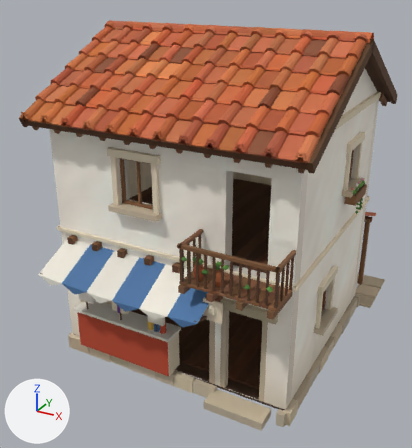
Before and after pictures for a commit that changed the glTF model godot/assets/kit/houses/shop_fullonica.glb.
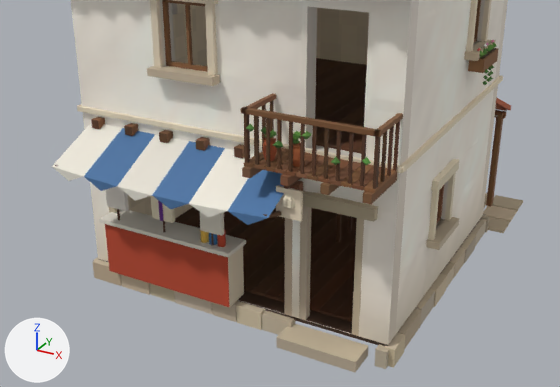
Each version is shown whole from a 50 mm camera at (4.34, -8.53, 6.33) aimed at (-0.25, -0.2, 2.16), then close up from a 50 mm camera at (4.55, -8.92, 5.29) aimed at (-0.03, -0.59, 1.12). The lights are fixed; the arrows at lower left show +X, +Y and +Z. The first two pictures are the older version. Vertices at exactly the same position are counted once.

Names of what the first close-up shows: 'House', 'Rooms', 'Walls'.
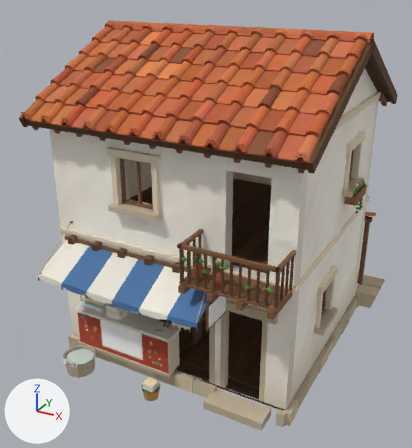
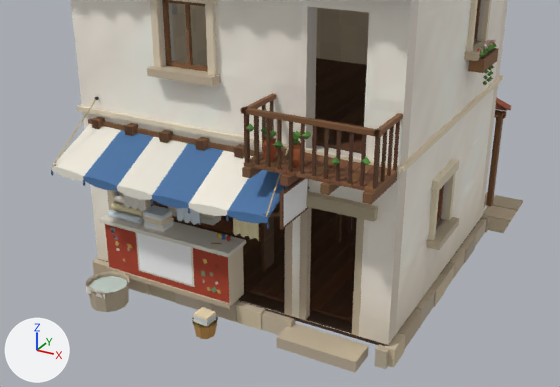
Pixel boxes [x1, y1, x2, y2] of what changed, in the close-ups (560 x 387 px; the box of a moved part takes in the faces that stretch with it):
'House', reshaped: before [52, 0, 523, 372]; after [51, 0, 523, 372]
part 1 of me_house, added: after [107, 266, 231, 309]
part 2 of me_house, added: after [136, 233, 195, 287]
part 3 of me_house, moved or reshaped (not visible afterwards): before [106, 186, 129, 211]
part 4 of me_house, moved or reshaped (not visible afterwards): before [151, 196, 175, 223]
part 5 of me_house, moved or reshaped (not visible afterwards): before [200, 212, 224, 236]
part 6 of me_house, moved or reshaped: before [211, 233, 214, 245]; after [201, 271, 206, 276]
part 7 of me_house, moved or reshaped: before [158, 200, 163, 221]; after [217, 290, 221, 294]
part 8 of me_house, deleted (beige): before [200, 185, 303, 247]
part 9 of me_house, built on: before [52, 122, 284, 225]; after [51, 97, 310, 339]
part 10 of me_house, recoloured: [55, 165, 280, 303] in both
part 11 of me_house, edited (looks the same): [55, 0, 506, 346] in both

Diff of the bpy script that builds the scene:
```diff
--- a/godot/assets/kit/houses/shop_fullonica.glb.py
+++ b/godot/assets/kit/houses/shop_fullonica.glb.py
@@ mat_civsign @@
+mat_civsign = bpy.data.materials.new('CivSign')
+# uses the picture img_civ_white
@@ mat_civcloth @@
+mat_civcloth = bpy.data.materials.new('CivCloth')
+# uses the picture img_civ_white
@@ mat_civwood @@
+mat_civwood = bpy.data.materials.new('CivWood')
+# uses the picture img_civ_white
@@ me_house @@
 # used by ob_house; location = (0.0, 0.0, 0.0)
-me_house.from_pydata(...)  # 7616 vertices, 9999 faces; spans x -2.35..2.43, y -2.72..3.27, z -0.02..5.56
+me_house.from_pydata(...)  # 9957 vertices, 13536 faces; spans x -2.35..2.43, y -2.74..3.27, z -0.02..5.56
+# me_house part 1: a new loose piece, a box spanning x -1.76..0.144, y -2.17..-2.13, z 0.24..0.3, in mat_civkit
+# me_house part 2: a new loose piece, a box spanning x -1.238..-0.378, y -2.145..-2.139, z 0.3834..0.9734, in mat_civkit
+# me_house part 3: the loose piece of 8 vertices spanning x -1.69..-1.39, y -2.12..-2.06, z 1.18..1.68 is turned -98.3 degrees about the y axis through its middle and scaled by 0.0754, then moved by (0.16, -0.05, -0.78)
+# me_house part 4: the loose piece of 8 vertices spanning x -0.98..-0.68, y -2.12..-2.06, z 1.18..1.68 is turned -92.5 degrees about the y axis through its middle and scaled by 0.0877, then moved by (-0.77, -0.05, -0.65)
+# me_house part 5: the loose piece of 8 vertices spanning x -0.27..0.03, y -2.12..-2.06, z 1.18..1.68 is turned -31.4 degrees about the y axis through its middle and scaled by 0.122, then moved by (-1.49, -0.05, -0.58)
+# me_house part 6: the loose piece of 8 vertices spanning x -0.13..-0.11, y -2.1..-2.08, z 1.01..1.71 is scaled about its middle by (2.87, 0.3, 0.0896), then moved by (-0.12, -0.05, -0.75)
+# me_house part 7: the loose piece of 8 vertices spanning x -0.85..-0.8, y -2.14..-2.12, z 1.18..1.68 is scaled about its middle by (0.808, 0.6, 0.0935), then moved by (0.81, -0.01, -1.01)
+# me_house part 8: 6 loose pieces with 94 vertices, spanning x -0.31..1.21, y -2.43..-2.0, z 1.01..2.09, are deleted
+# me_house part 9: 20 vertices removed from x -1.94..1.01, y -2.72..-2.22, z 1.7..2.11; 2235 vertices added at x -1.97..1.12, y -2.74..-0.96, z 0.0..2.56
+# me_house part 10: 26 kept faces spanning x -1.91..0.98, y -2.71..-1.96, z 0.24..1.9 get new vertex colours; the middle colour goes from brown #5a3c20 to brown #5b3c20
+# me_house part 11: 1512 faces spanning x -2.2..2.32, y -2.71..2.95, z 0.0..4.42 switch from mat_civkit to mat_civwood
+# other edits to the shape of me_house do not show in these pictures
+me_house.materials.append(mat_civcloth)
+me_house.materials.append(mat_civsign)
```
